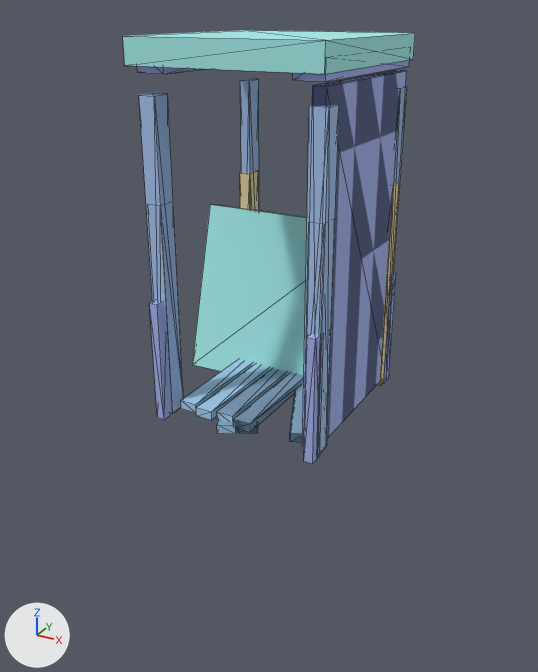
The glTF model assets/models/objects/door.glb: old version first, new version second.
One viewpoint serves both versions: a 50 mm camera at (2.79, -5.25, 3.17) aimed at (-0.11, 0.03, 0.53). The axes (+X, +Y, +Z) are drawn at lower left. The lights are the same throughout. The picture after the commit comes second. Mesh edges are drawn as thin lines. Where no turn or scale is listed for an object, it has been applied to the vertices.

In view in the first picture: 'S2|SM_BuildableDoor_Door_Stage2#0', 'S2|SM_Wooden_Plank_01a#3', 'S3|SM_BuildableDoor_Door_Stage2#0', 'S3|SM_BuildableDoor_Door_Stage3#0', 'S3|SM_Wooden_Plank_01a#5', 'S3|SM_Wooden_Plank_01a#6', 'S4|SM_BuildableDoor_Door_Stage3#1', 'S4|SM_BuildableDoor_TopSegment_01a#0', 'S5|SM_BuildableDoor_Door_Stage_01a#0', 'S5|SM_BuildableDoor_Door_Stage_01a#1', 'S5|SM_BuildableDoor_Stage5_01b#0', 'S5|SM_BuildableDoor_TopSegment_01a#0' and 11 more.
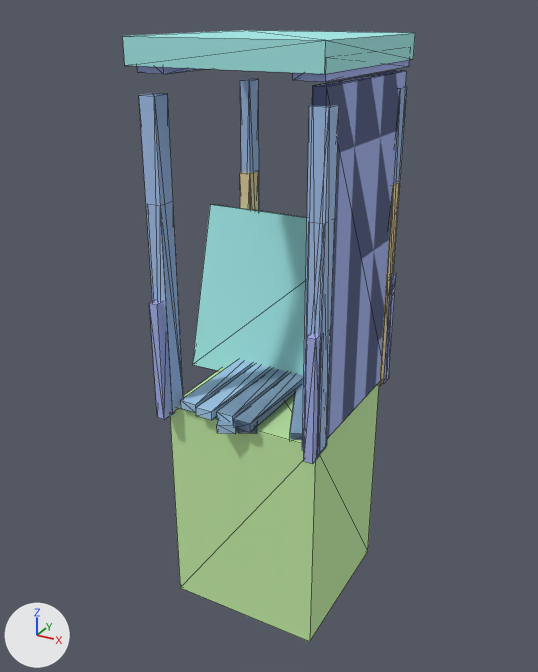
The change, as a list of edits to the scene's bpy script:
```text
Add mat_s6_sm_foundation_hesco:
    mat_s6_sm_foundation_hesco = principled_material('S6|SM_Foundation_Hesco')
    mat_s6_sm_foundation_hesco.base_color = (0.554, 0.85, 0.383)  # green #c4eda6
    mat_s6_sm_foundation_hesco.roughness = 1.0
Add me_s6_sm_foundation_hesco:
    me_s6_sm_foundation_hesco.from_pydata(...)  # a box spanning x -0.7..0.7, y -0.69..0.69, z -1.01..1.01
    me_s6_sm_foundation_hesco.materials.append(mat_s6_sm_foundation_hesco)  # green #c4eda6
Add ob_s6_sm_foundation_hesco_0:
    ob_s6_sm_foundation_hesco_0 = bpy.data.objects.new('S6|SM_Foundation_Hesco#0', me_s6_sm_foundation_hesco)
    ob_s6_sm_foundation_hesco_0.location = (0.0, 0.0, -0.98)
```

Boxes [x1, y1, x2, y2] around the edits, measured in the pictures (538 x 672 px):
'S6|SM_Foundation_Hesco#0', added (green): after [170, 368, 379, 642]
